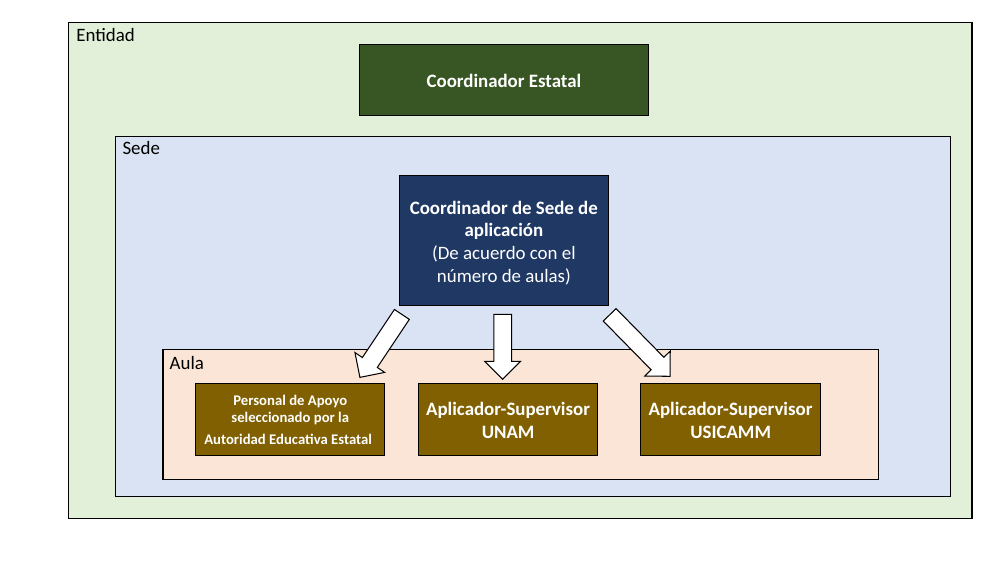
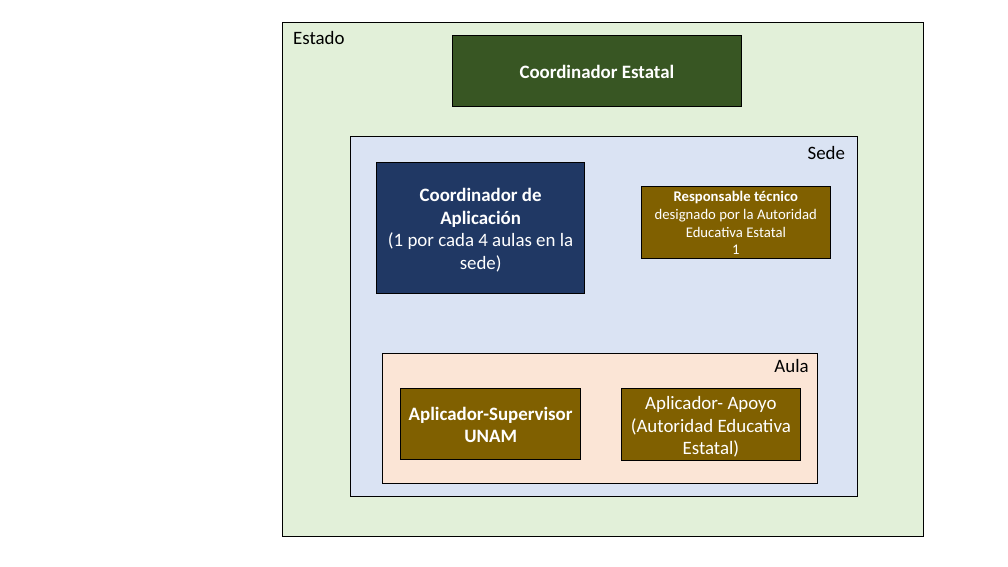
Before and after one commit to Adrifelcha/afchavez-019, a slide deck: slide 2 of UNAM/Enero/Licitación/Esquemas.pptx. Drawn at 1008x567 pixels with LibreOffice and Linux fonts; fonts in the diff are those of the drawing. Boxes give left, top, right and bottom in pixels: in the first picture for what was removed or moved away, otherwise in the second. Text is boxed around its words. In the diff, an @@ line names an element or a change of style, - is before the commit and + after.

```diff
--- a/UNAM/Enero/Licitación/Esquemas.pptx
+++ b/UNAM/Enero/Licitación/Esquemas.pptx
@@ text removed at (76,28,134,41) @@
-Entidad
@@ rectangle: place and size @@
-rectangle at (69,23,972,520)
+rectangle at (283,23,924,538)
@@ text added at (293,31,344,44), 18 pt, text #000000 @@
+Estado
@@ rectangle "Coordinador Estatal": place and size @@
-rectangle "Coordinador Estatal" at (359,45,648,116)
+rectangle "Coordinador Estatal" at (452,36,741,107)
@@ rectangle: place and size @@
-rectangle at (115,137,951,497)
+rectangle at (351,137,858,497)
@@ text "Sede": place and size @@
-text "Sede" at (123,141,160,154)
+text "Sede" at (808,146,845,159)
@@ rectangle "Coordinador de Aplicación": place and size @@
-rectangle "Coordinador de Aplicación" at (400,175,609,306)
+rectangle "Coordinador de Aplicación" at (377,163,585,293)
@@ text in rectangle at (388,187,573,272): text changed; bold off @@
-Coordinador de Sede de aplicación
-(De acuerdo con el número de aulas)
+Coordinador de Aplicación
+(1 por cada 4 aulas en la sede)
@@ rectangle "Responsable técnico designado por la ...": place and size @@
-rectangle "Responsable técnico designado por la ..." at (196,384,385,455)
+rectangle "Responsable técnico designado por la ..." at (641,187,830,258)
@@ text in rectangle at (655,190,817,259): text changed; bold off @@
-Personal de Apoyo seleccionado por la Autoridad Educativa Estatal
+Responsable técnico designado por la Autoridad Educativa Estatal
+1
@@ right arrow removed at (345,305,417,387) @@
@@ right arrow removed at (485,314,521,379) @@
@@ right arrow removed at (597,303,683,389) @@
@@ rectangle: place and size @@
-rectangle at (163,350,879,480)
+rectangle at (382,353,817,483)
@@ text "Aula": place and size @@
-text "Aula" at (170,356,204,369)
+text "Aula" at (774,359,808,372)
@@ rectangle "Aplicador-Supervisor UNAM": place and size @@
-rectangle "Aplicador-Supervisor UNAM" at (418,384,598,455)
+rectangle "Aplicador-Supervisor UNAM" at (401,389,581,460)
@@ rectangle "Aplicador- Apoyo (Autoridad Educativa Estatal)": place and size @@
-rectangle "Aplicador- Apoyo (Autoridad Educativa Estatal)" at (641,384,821,455)
+rectangle "Aplicador- Apoyo (Autoridad Educativa Estatal)" at (622,389,802,460)
@@ text in rectangle at (631,396,791,457): text changed; bold off @@
-Aplicador-Supervisor USICAMM
+Aplicador- Apoyo (Autoridad Educativa Estatal)
```
Also in this commit, not shown: 1 other slide changed.
